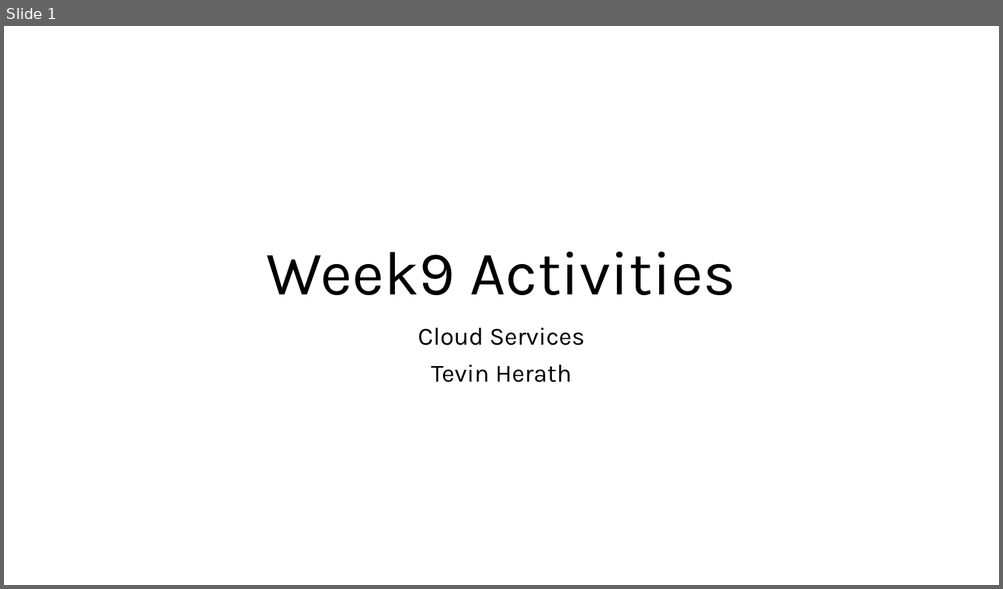
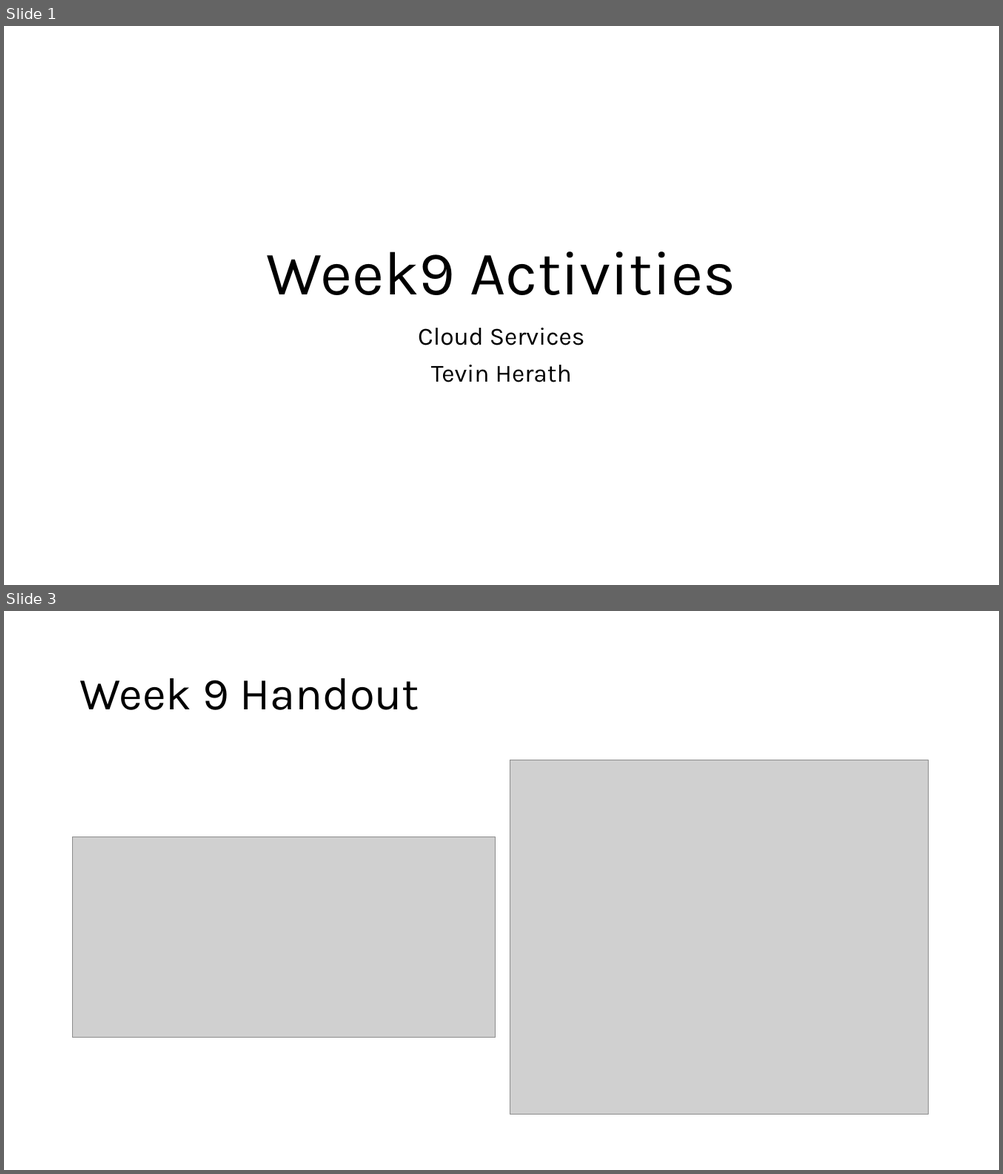
Before and after one commit to crimescene123/cyber, a slide deck: Week9 Activities.pptx. Shown one above the other, each under a label of ours: slide 1 before the commit, slides 1 and 3 after it; the slides between them are not shown. The pictures are 1003x589 and 1003x1174 pixels, drawn with LibreOffice and Linux fonts; fonts in the diff are those of the drawing; grey boxes stand for pictures. Boxes give left, top, right and bottom in pixels: in the first picture for what was removed or moved away, otherwise in the second. Text is boxed around its words. In the diff, an @@ line names an element or a change of style, - is before the commit and + after.

```diff
--- a/Week9 Activities.pptx
+++ b/Week9 Activities.pptx
@@ slide 3 added at bbox=[4, 611, 999, 1170], background #FFFFFF @@
@@ title added at bbox=[79, 678, 419, 710], 44 pt, text #000000 @@
+Week 9 Handout
@@ picture added at bbox=[510, 760, 928, 1116] @@
@@ picture added at bbox=[73, 837, 495, 1038] @@
```
Also in this commit, not shown: 1 other slide added, 1 slide removed, 3 other files.
